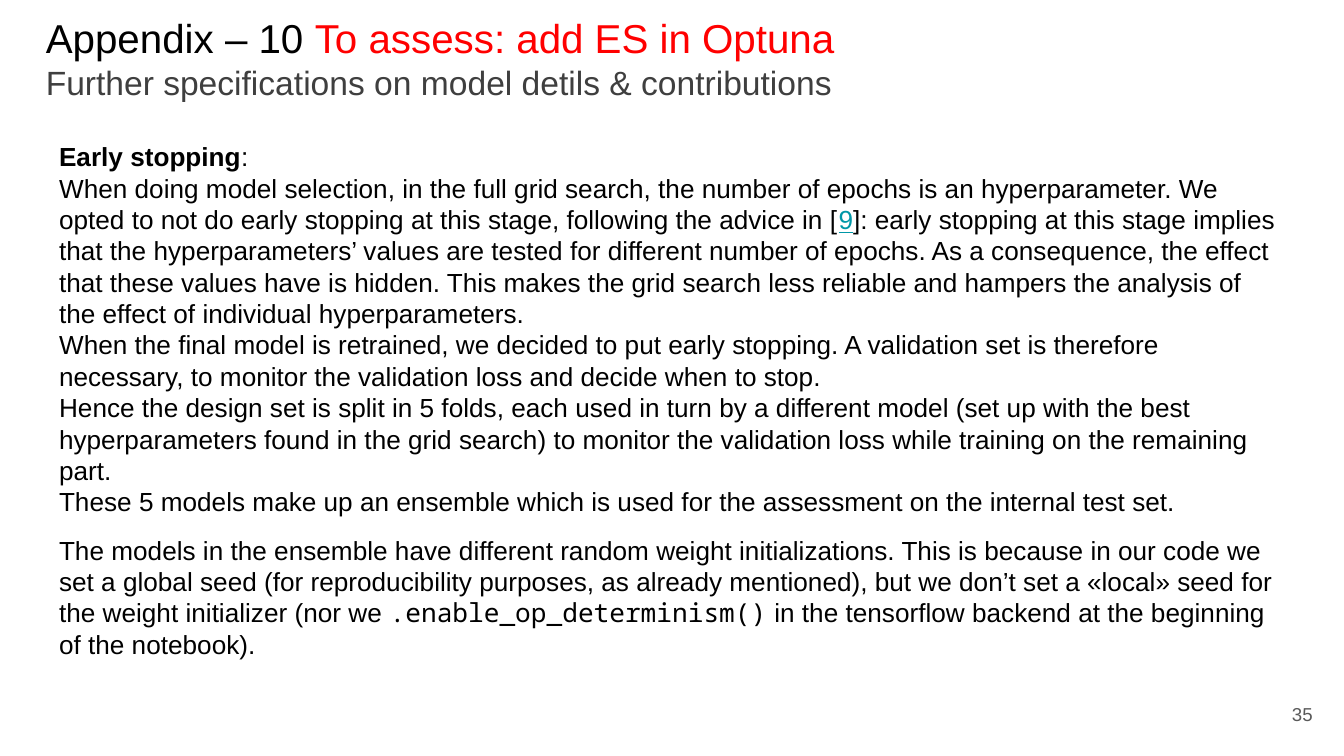
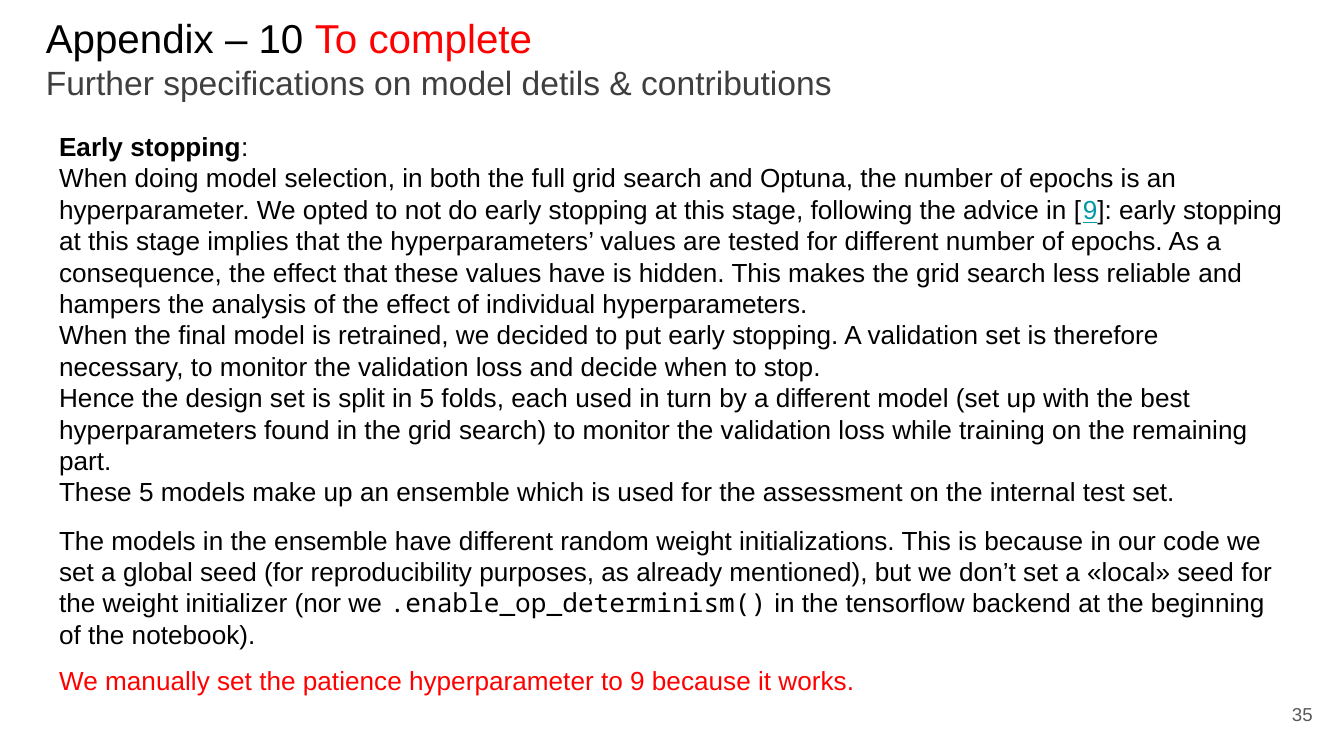
Before and after one commit to paolo-junior-mollica/machine-learning-project, a slide deck: slide 35 of relazione/ML-2023-PRJ-Slides-Demo.pptx. Drawn at 1344x756 pixels with LibreOffice and Linux fonts; fonts in the diff are those of the drawing. Boxes give left, top, right and bottom in pixels: in the first picture for what was removed or moved away, otherwise in the second. Text is boxed around its words. In the diff, an @@ line names an element or a change of style, - is before the commit and + after.

Commit message:
Updated report, with validation & assessment schema + other

```diff
--- a/relazione/ML-2023-PRJ-Slides-Demo.pptx
+++ b/relazione/ML-2023-PRJ-Slides-Demo.pptx
@@ title at bbox=[46, 23, 831, 101]: text changed @@
-Appendix – 10 To assess: add ES in Optuna
-Further specifications on model detils & contributions
+Appendix – 10 To complete
+Further specifications on model detils & contributions
@@ text "Early stopping: When doing model ...": place and size @@
-text "Early stopping: When doing model ..." at bbox=[59, 147, 1274, 517]
+text "Early stopping: When doing model ..." at bbox=[59, 137, 1282, 507]
@@ text at bbox=[59, 137, 1282, 319]: text changed @@
-Early stopping:
-When doing model selection, in the full grid search, the number of epochs is an hyperparameter. We opted to not do early stopping at this stage, following the advice in [9]: early stopping at this stage implies that the hyperparameters’ values are tested for different number of epochs. As a consequence, the effect that these values have is hidden. This makes the grid search less reliable and hampers the analysis of the effect of individual hyperparameters.
+Early stopping:
+When doing model selection, in both the full grid search and Optuna, the number of epochs is an hyperparameter. We opted to not do early stopping at this stage, following the advice in [9]: early stopping at this stage implies that the hyperparameters’ values are tested for different number of epochs. As a consequence, the effect that these values have is hidden. This makes the grid search less reliable and hampers the analysis of the effect of individual hyperparameters.
@@ text "The models in the ensemble ...": place and size @@
-text "The models in the ensemble ..." at bbox=[59, 541, 1272, 660]
+text "The models in the ensemble ..." at bbox=[59, 531, 1272, 650]
@@ text added at bbox=[59, 671, 854, 696], 14 pt, text #FF0000 @@
+We manually set the patience hyperparameter to 9 because it works.
```
Also in this commit, not shown: 11 other slides changed, 5 slides added, 3 slides removed.
